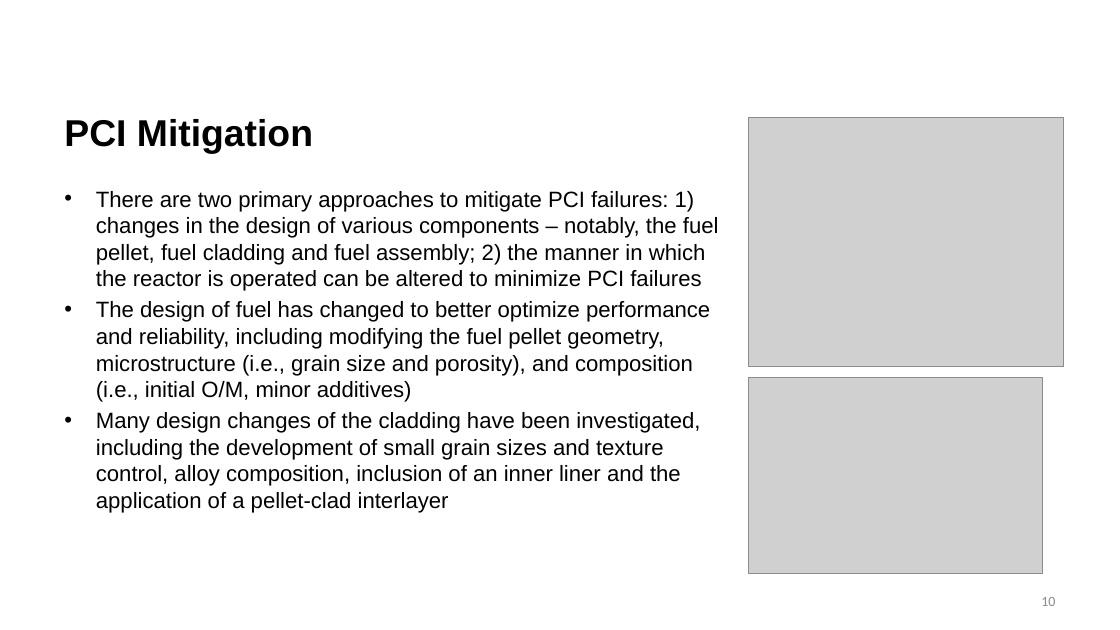
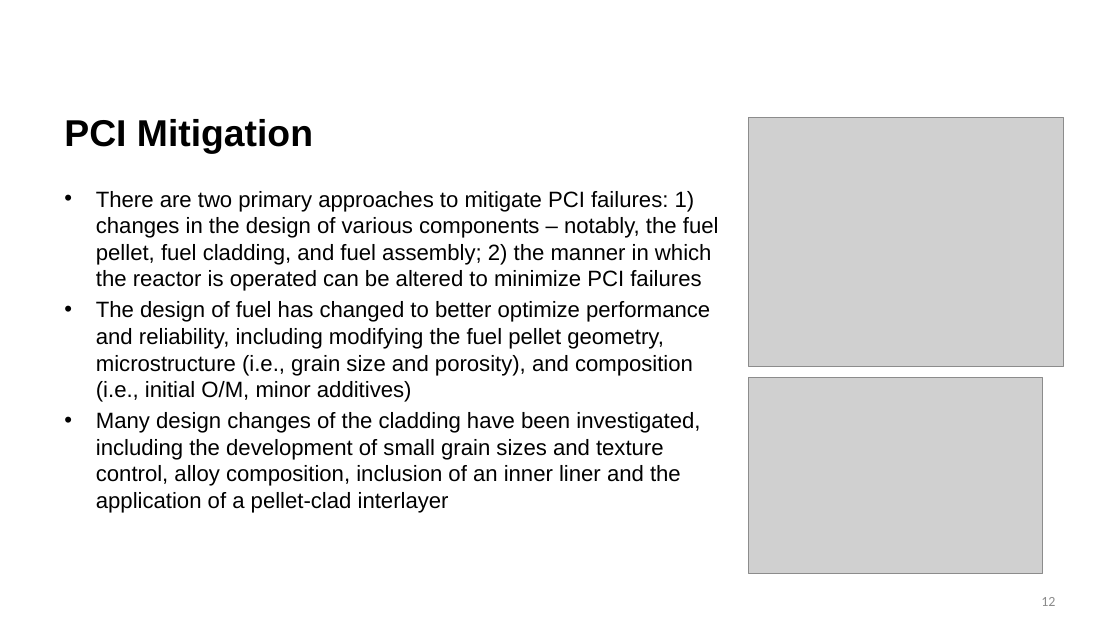
Before and after one commit to benbeeler/TEACHING, a slide deck: slide 12 of Nuclear_Fuel_Performance/NE533_Spring2026/Module3/Lec16_PCI.pptx (slide 10 before the commit). Drawn at 1120x630 pixels with LibreOffice and Linux fonts; fonts in the diff are those of the drawing; grey boxes stand for pictures; background and template pictures are left out. Boxes give left, top, right and bottom in pixels: in the first picture for what was removed or moved away, otherwise in the second. Text is boxed around its words. In the diff, an @@ line names an element or a change of style, - is before the commit and + after.

```diff
--- a/Nuclear_Fuel_Performance/NE533_Spring2026/Module3/Lec16_PCI.pptx
+++ b/Nuclear_Fuel_Performance/NE533_Spring2026/Module3/Lec16_PCI.pptx
@@ text at (96, 191, 719, 291): text changed @@
-• There are two primary approaches to mitigate PCI failures: 1) changes in the design of various components – notably, the fuel pellet, fuel cladding and fuel assembly; 2) the manner in which the reactor is operated can be altered to minimize PCI failures
+• There are two primary approaches to mitigate PCI failures: 1) changes in the design of various components – notably, the fuel pellet, fuel cladding, and fuel assembly; 2) the manner in which the reactor is operated can be altered to minimize PCI failures
@@ page number at (1041, 597, 1055, 606): text changed @@
-10
+12
```
Also in this commit, not shown: 1 other slide changed, 8 slides added, 3 slides removed, 29 other files.
